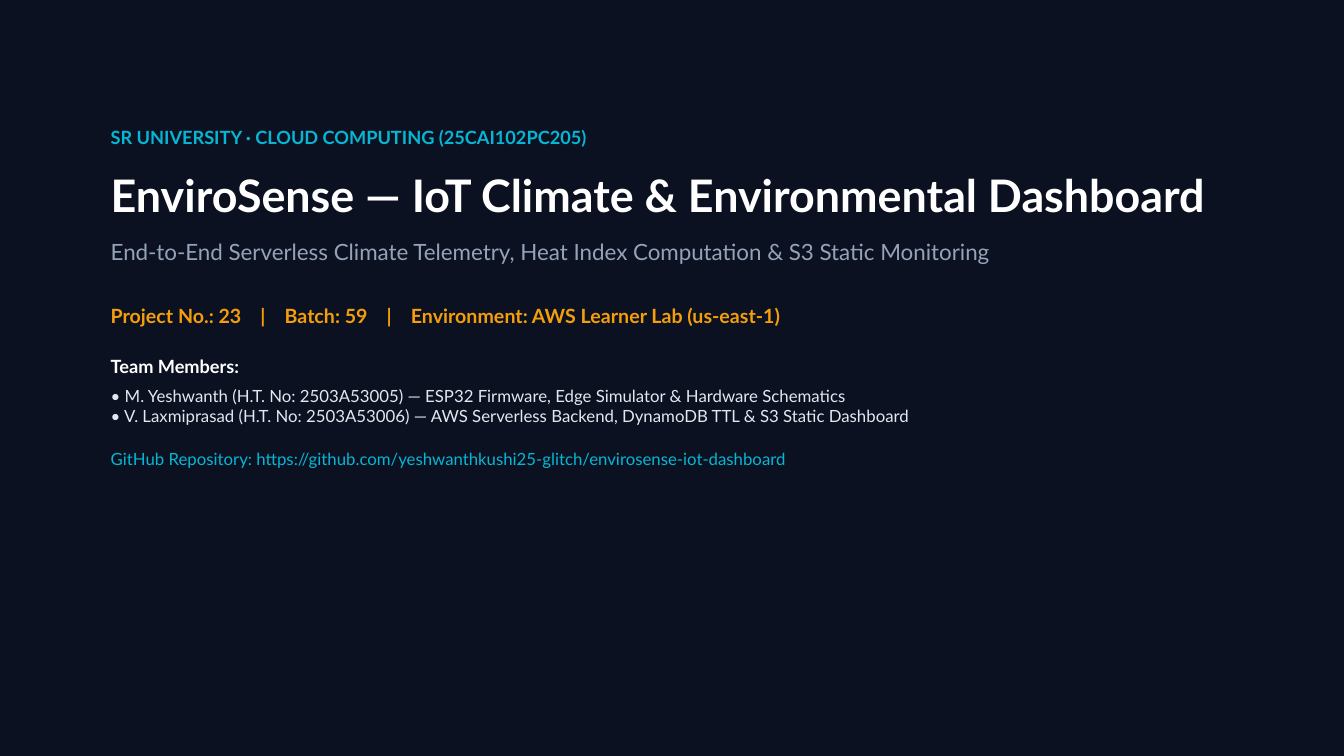
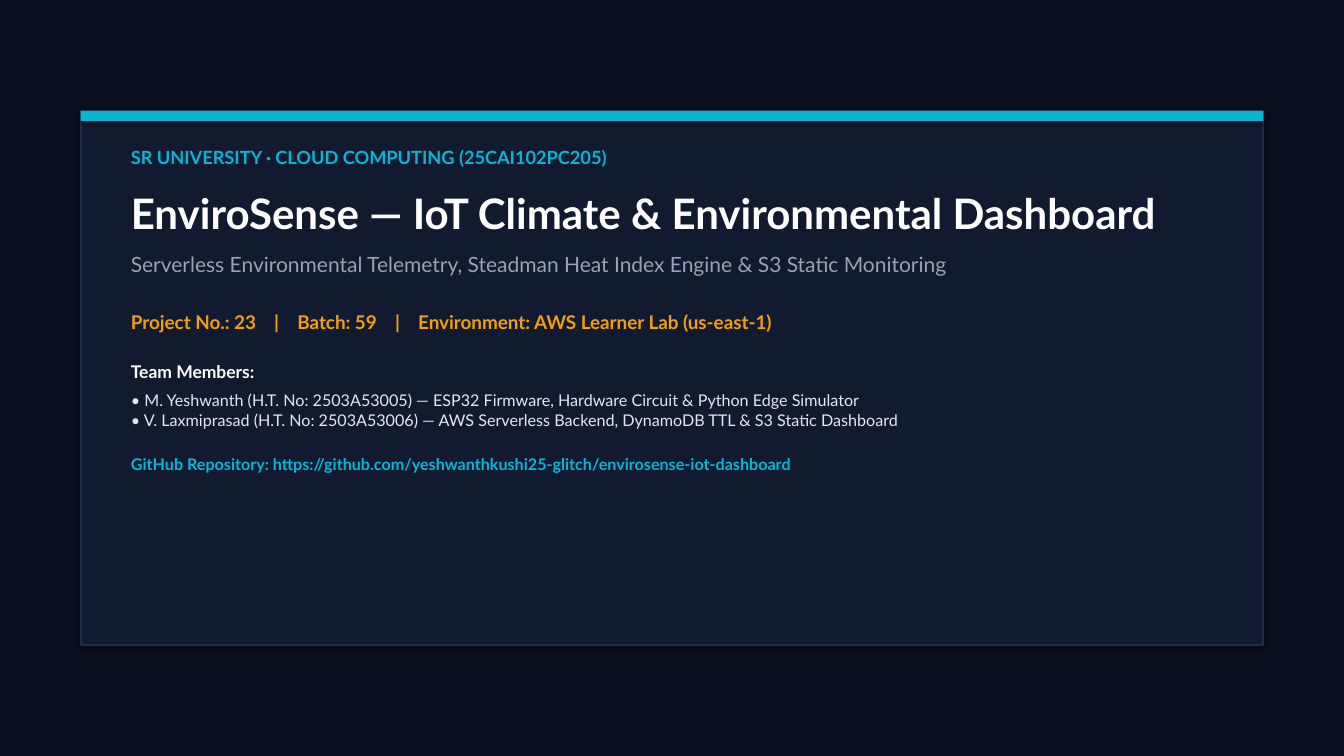
Before and after one commit to yeshwanthkushi25-glitch/envirosense-iot-dashboard, a slide deck: slide 1 of EnviroSense_Master_Presentation.pptx. Drawn at 1344x756 pixels with LibreOffice and Linux fonts; fonts in the diff are those of the drawing. Boxes give left, top, right and bottom in pixels: in the first picture for what was removed or moved away, otherwise in the second. Text is boxed around its words. In the diff, an @@ line names an element or a change of style, - is before the commit and + after.

Commit message:
style: overhaul visual design, circular gauges, embedded diagrams & presentation deck

```diff
--- a/EnviroSense_Master_Presentation.pptx
+++ b/EnviroSense_Master_Presentation.pptx
@@ rectangle at [0, 0, 1344, 756]: fill #0B1120 to #0A0F1D @@
@@ rectangle added at [81, 111, 1263, 645], fill #121A2F, outline #1E2D4D 1.5 pt @@
@@ rectangle added at [81, 111, 1263, 121], fill #06B6D4 @@
@@ text "SR UNIVERSITY · CLOUD COMPUTING ...": place and size @@
-text "SR UNIVERSITY · CLOUD COMPUTING ..." at [111, 130, 1205, 468]
+text "SR UNIVERSITY · CLOUD COMPUTING ..." at [131, 150, 1156, 473]
@@ text at [131, 197, 1156, 473]: size 32 to 30 pt in "EnviroSense — IoT Climate & Environmental Dashboard"; size 14 to 13.5 pt in "Project No.: 23 | Batch: 59 | ..."; size 13 to 12.5 pt in "Team Members:"; size 12 to 11.5 pt, bold on in "GitHub Repository: https://github.com/yeshwanthkushi25-glitc ..."; less space between paragraphs @@
@@ text at [131, 256, 946, 276]: text changed; size 16 to 15 pt @@
-End-to-End Serverless Climate Telemetry, Heat Index Computation & S3 Static Monitoring
+Serverless Environmental Telemetry, Steadman Heat Index Engine & S3 Static Monitoring
@@ text at [144, 393, 898, 429]: text changed; size 12 to 11.5 pt @@
-• M. Yeshwanth (H.T. No: 2503A53005) — ESP32 Firmware, Edge Simulator & Hardware Schematics
-• V. Laxmiprasad (H.T. No: 2503A53006) — AWS Serverless Backend, DynamoDB TTL & S3 Static Dashboard
+• M. Yeshwanth (H.T. No: 2503A53005) — ESP32 Firmware, Hardware Circuit & Python Edge Simulator
+• V. Laxmiprasad (H.T. No: 2503A53006) — AWS Serverless Backend, DynamoDB TTL & S3 Static Dashboard
```
Also in this commit, not shown: 15 other slides changed, 15 other files.
